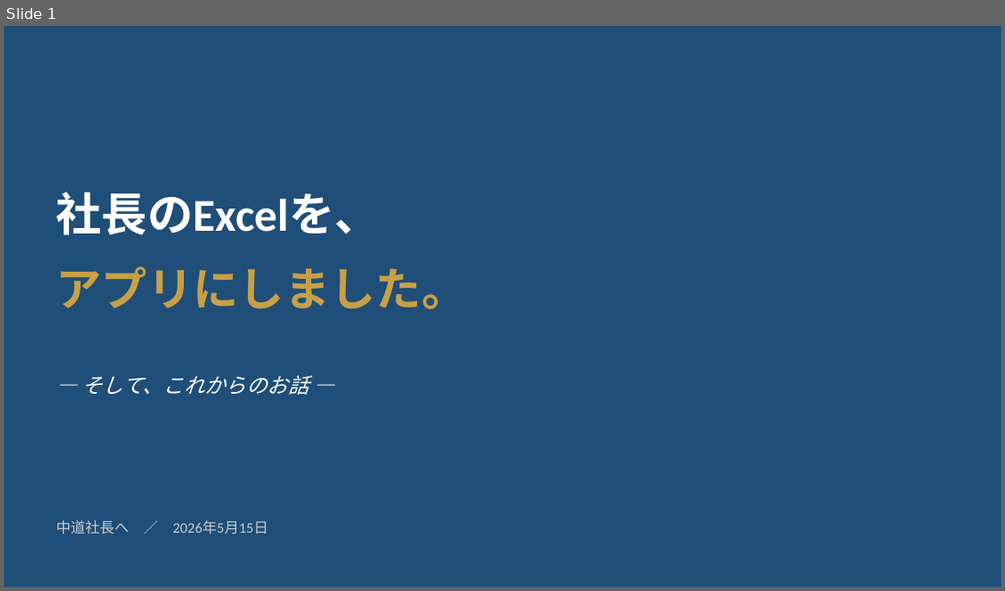
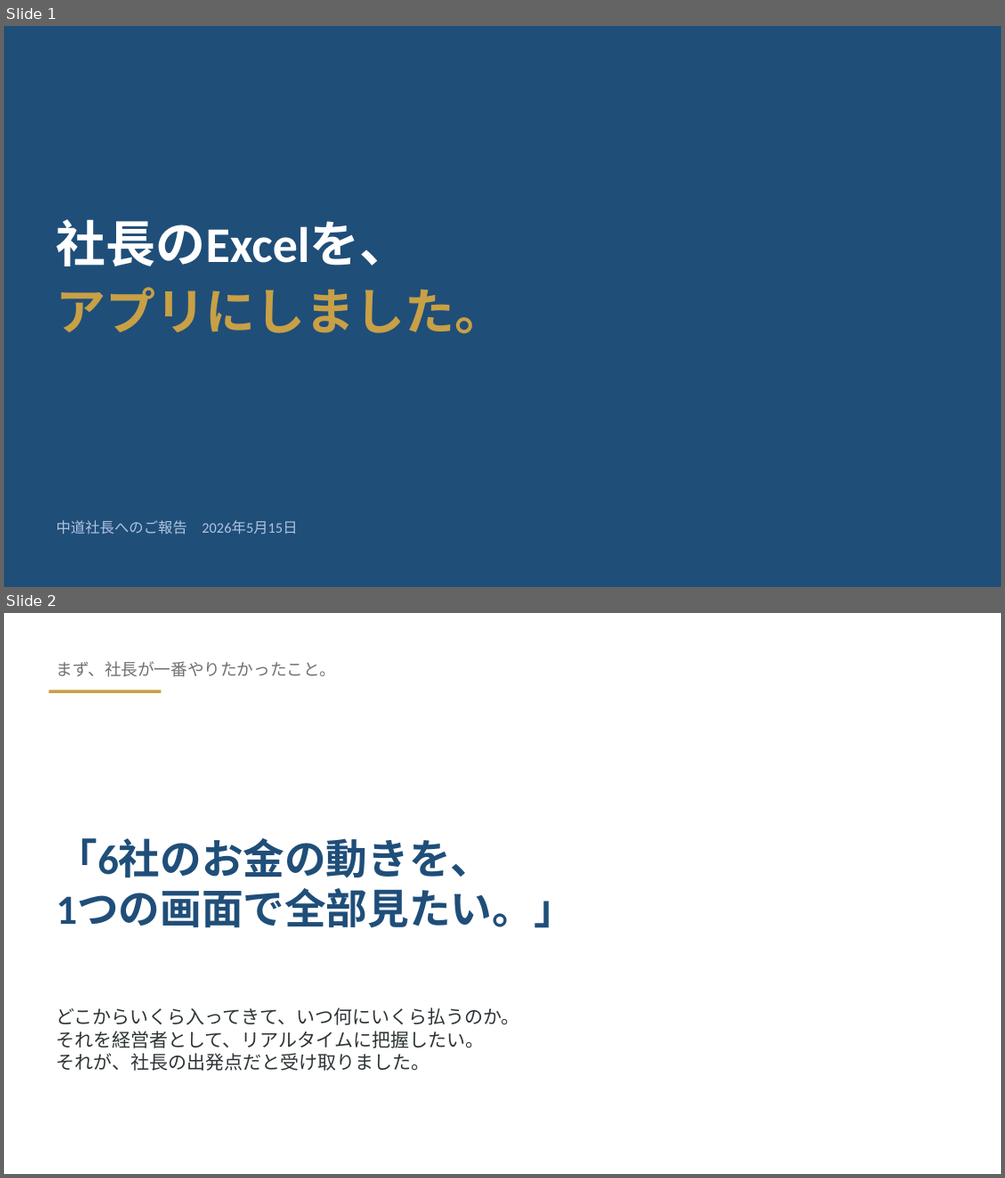
Before and after one commit to lbnakao/grcarsystem, a slide deck: 中道社長向け_資金管理_v10反映ご報告.pptx. Shown one above the other, each under a label of ours: slide 1 before the commit, slides 1 and 2 after it. The pictures are 1005x591 and 1005x1178 pixels, drawn with LibreOffice and Linux fonts; fonts in the diff are those of the drawing. Boxes give left, top, right and bottom in pixels: in the first picture for what was removed or moved away, otherwise in the second. Text is boxed around its words. In the diff, an @@ line names an element or a change of style, - is before the commit and + after.

```diff
--- a/中道社長向け_資金管理_v10反映ご報告.pptx
+++ b/中道社長向け_資金管理_v10反映ご報告.pptx
@@ slide 2 added at <box>4,613,1001,1174</box>, background #FFFFFF @@
@@ text added at <box>57,661,337,677</box>, 16 pt, text #707070 @@
+まず、社長が一番やりたかったこと。
@@ line added from (48, 691) to (161, 691), #C8A046 3 pt @@
@@ text added at <box>57,838,575,928</box>, 40 pt, text #1F4E79, bold @@
+「6社のお金の動きを、
+1つの画面で全部見たい。」
@@ text added at <box>57,1007,520,1070</box>, 18 pt, text #2D3436 @@
+どこからいくら入ってきて、いつ何にいくら払うのか。
+それを経営者として、リアルタイムに把握したい。
+それが、社長の出発点だと受け取りました。
@@ slide 1 changed as well @@
@@ text "社長のExcelを、" at <box>57,219,410,266</box>: size 44 to 48 pt @@
@@ text "社長のExcelを、": place and size @@
-text "社長のExcelを、" at <box>57,192,380,235</box>
+text "社長のExcelを、" at <box>57,219,410,266</box>
@@ text "アプリにしました。": place and size @@
-text "アプリにしました。" at <box>57,266,468,309</box>
+text "アプリにしました。" at <box>57,287,505,333</box>
@@ text "アプリにしました。" at <box>57,287,505,333</box>: size 44 to 48 pt @@
@@ text removed at <box>81,375,308,394</box> @@
-— そして、これからのお話 —
@@ text at <box>57,520,297,534</box>: text changed; text colour #CCCCCC to #B0C4DE @@
-中道社長へ ／ 2026年5月15日
+中道社長へのご報告 2026年5月15日
```
Also in this commit, not shown: 6 other slides changed, 3 other slides added, 2 slides removed, 3 other files.
